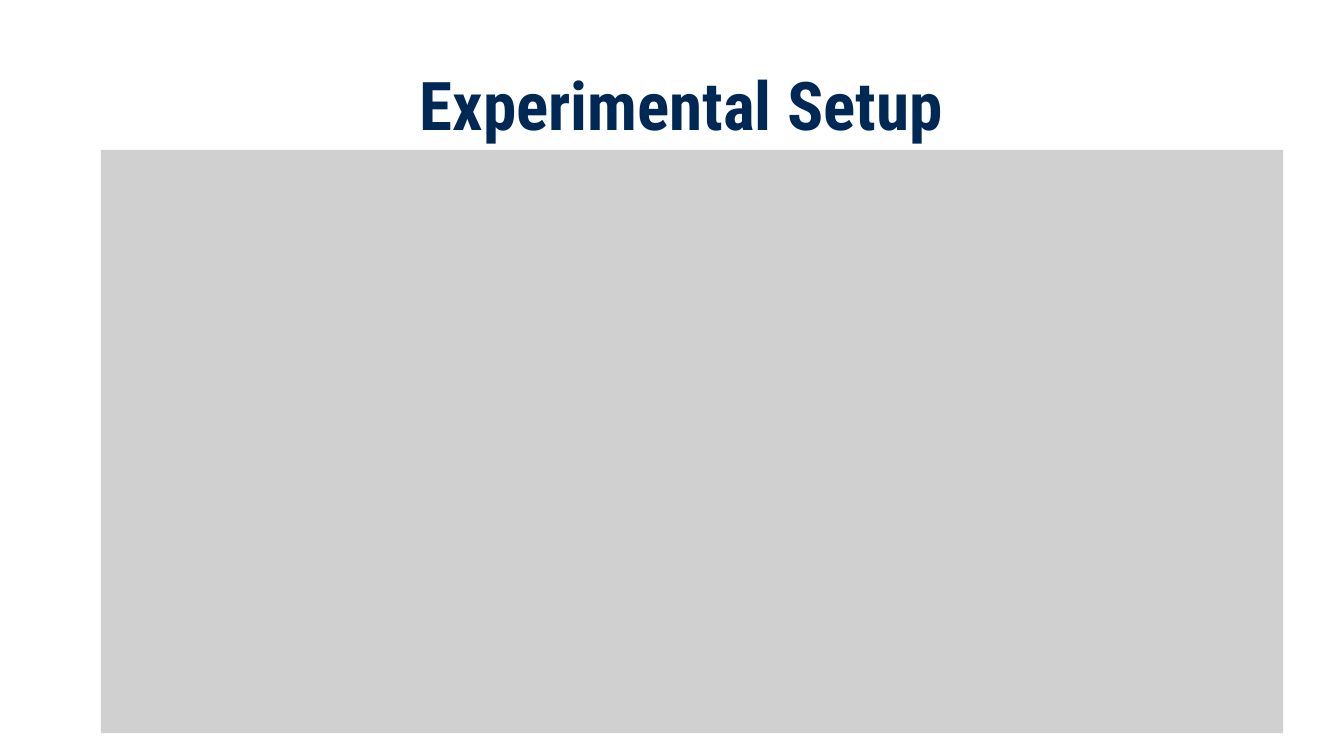
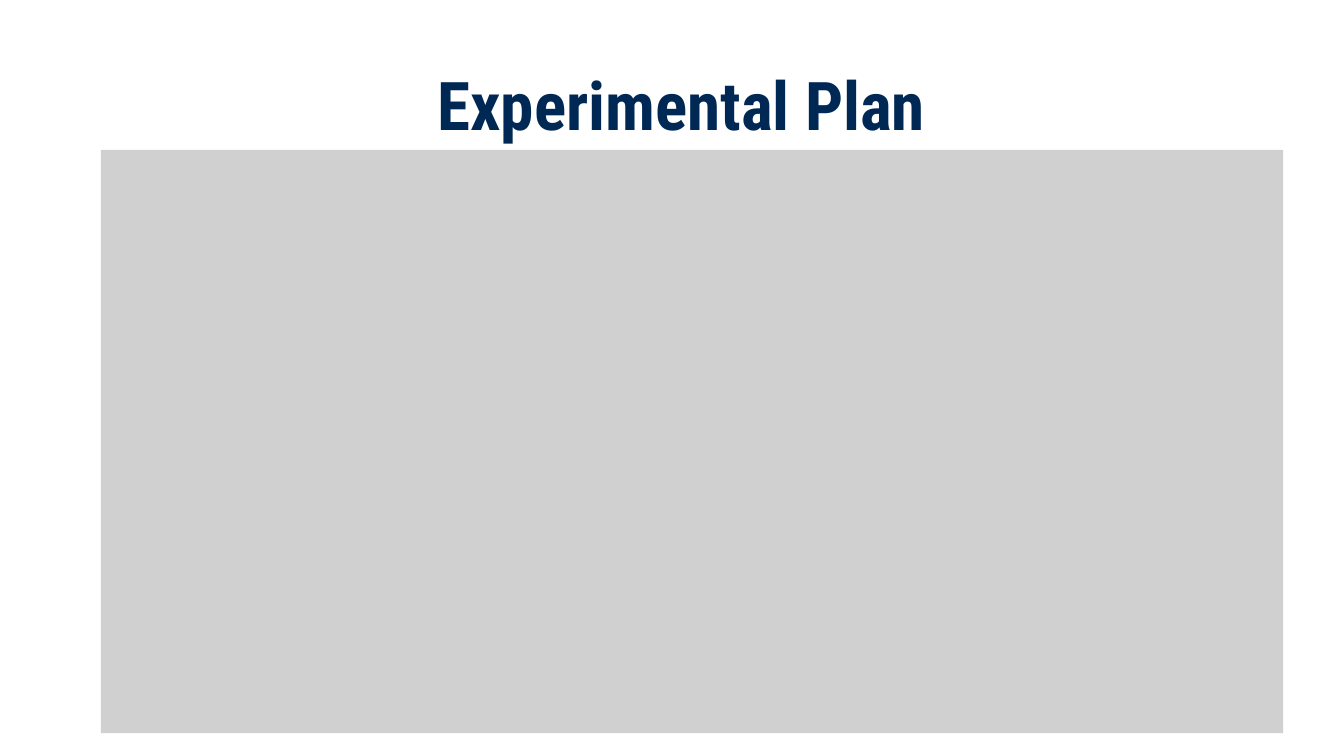
Before and after one commit to imranrimon/imm_vae, a slide deck: slide 7 of IMM_Midterm.pptx (slide 8 before the commit). Drawn at 1344x756 pixels with LibreOffice and Linux fonts; fonts in the diff are those of the drawing; grey boxes stand for pictures; background and template pictures are left out. Boxes give left, top, right and bottom in pixels: in the first picture for what was removed or moved away, otherwise in the second. Text is boxed around its words. In the diff, an @@ line names an element or a change of style, - is before the commit and + after.

```diff
--- a/IMM_Midterm.pptx
+++ b/IMM_Midterm.pptx
@@ text at <box>438,79,925,144</box>: text changed @@
-Experimental Setup
+Experimental Plan
```
Also in this commit, not shown: 3 other slides changed, 3 slides added, 13 slides removed, 1 other file.
